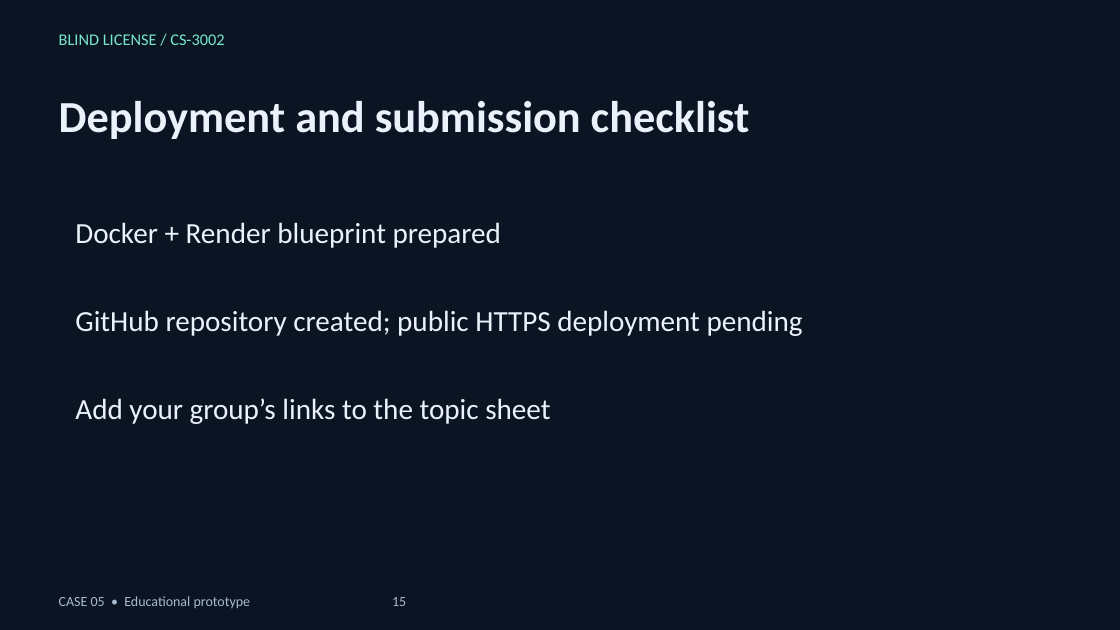
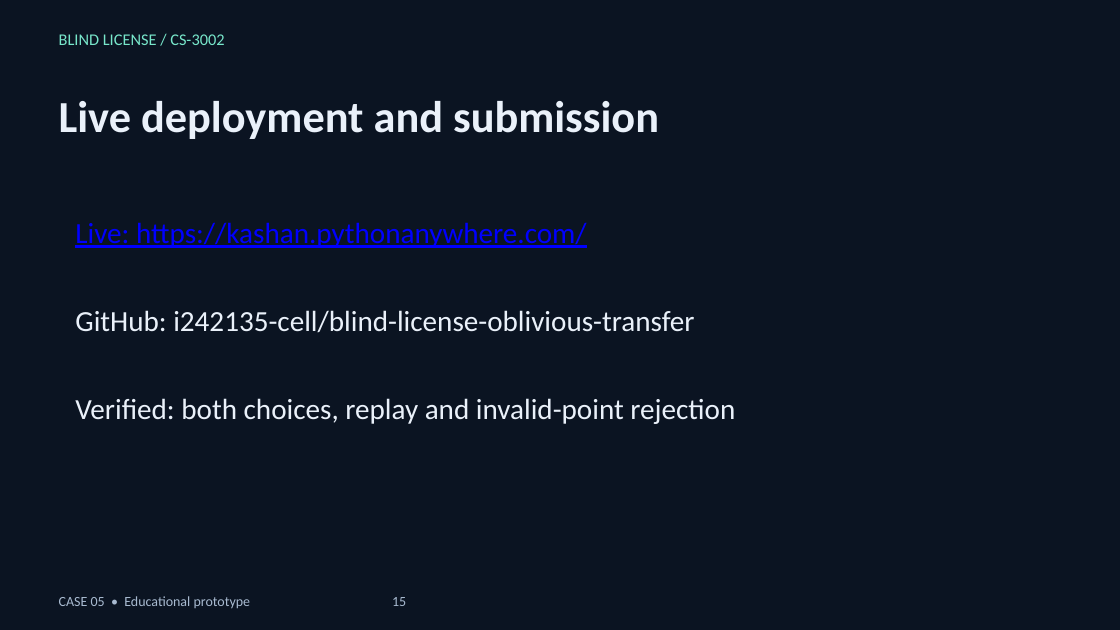
Before and after one commit to i242135-cell/blind-license-oblivious-transfer, a slide deck: slide 15 of OT_Project_Presentation.pptx. Drawn at 1120x630 pixels with LibreOffice and Linux fonts; fonts in the diff are those of the drawing. Boxes give left, top, right and bottom in pixels: in the first picture for what was removed or moved away, otherwise in the second. Text is boxed around its words. In the diff, an @@ line names an element or a change of style, - is before the commit and + after.

Commit message:
Finalize deliverables with verified PythonAnywhere deployment and update guide

```diff
--- a/OT_Project_Presentation.pptx
+++ b/OT_Project_Presentation.pptx
@@ text at (x1=59, y1=101, x2=659, y2=139): text changed @@
-Deployment and submission checklist
+Live deployment and submission
@@ text at (x1=75, y1=222, x2=587, y2=248): text changed; text colour #EAF1FA to #0000FF @@
-Docker + Render blueprint prepared
+Live: https://kashan.pythonanywhere.com/
@@ text at (x1=75, y1=310, x2=694, y2=332): text changed @@
-GitHub repository created; public HTTPS deployment pending
+GitHub: i242135-cell/blind-license-oblivious-transfer
@@ text at (x1=75, y1=398, x2=735, y2=424): text changed @@
-Add your group’s links to the topic sheet
+Verified: both choices, replay and invalid-point rejection
```
Also in this commit, not shown: 8 other files.
